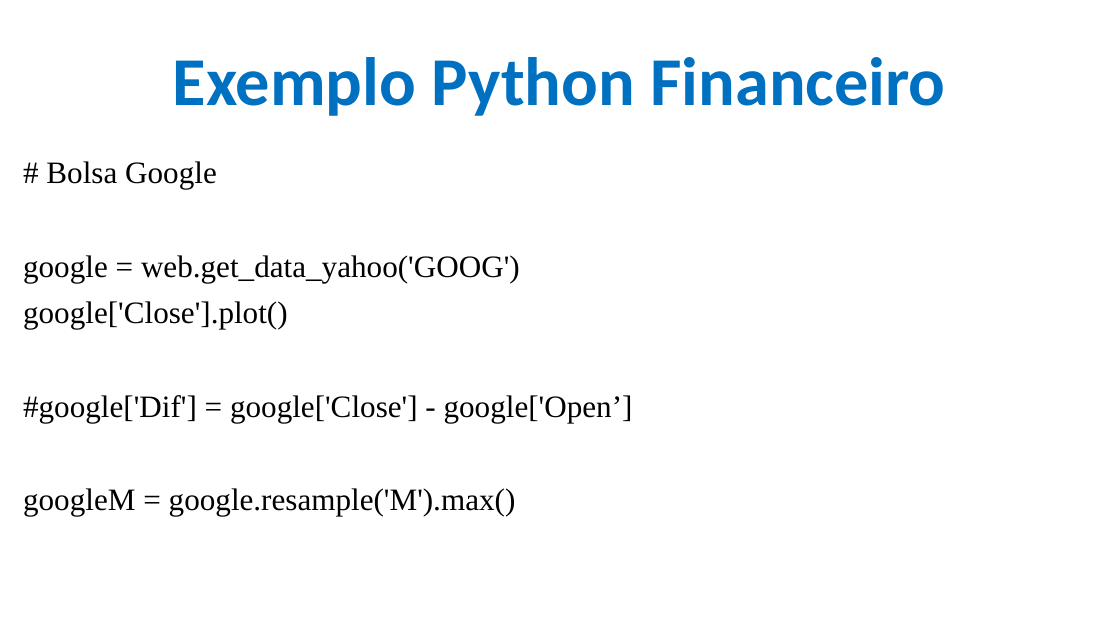
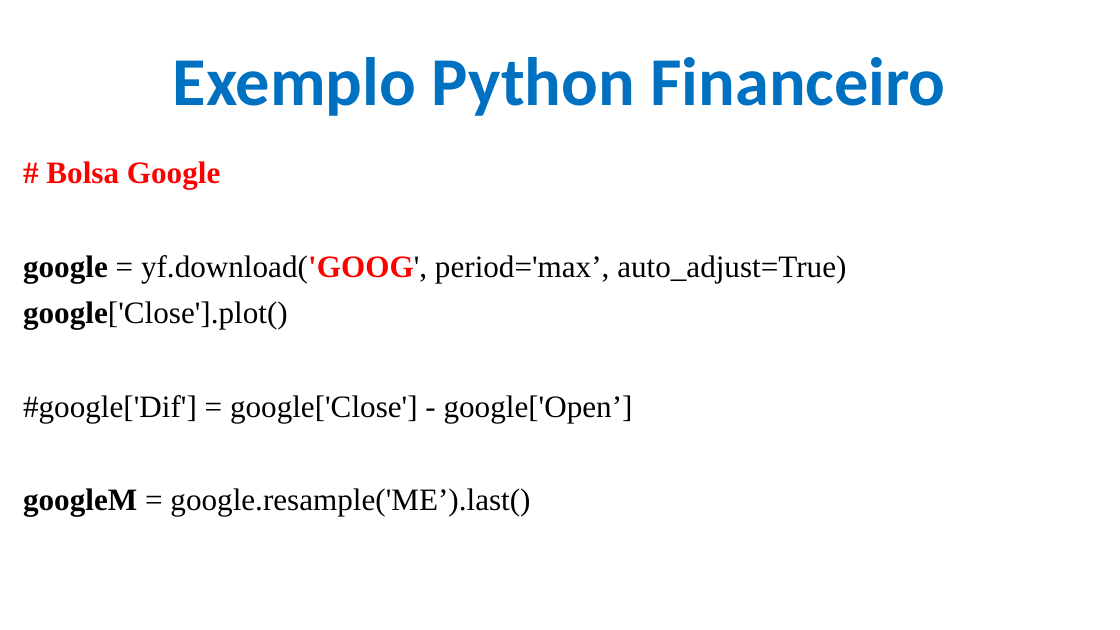
Before and after one commit to CloudEducationBrazil/WydenArea1AplicacaoCloudIndustria40Python, a slide deck: slide 17 of 01 Classes/Aula 07 - Aplicação Cloud Indústria 40 Python IoT Plataforma Outras Soluções.pptx. Drawn at 1120x630 pixels with LibreOffice and Linux fonts; fonts in the diff are those of the drawing; background and template pictures are left out. Boxes give left, top, right and bottom in pixels: in the first picture for what was removed or moved away, otherwise in the second. Text is boxed around its words. In the diff, an @@ line names an element or a change of style, - is before the commit and + after.

```diff
--- a/01 Classes/Aula 07 - Aplicação Cloud Indústria 40 Python IoT Plataforma Outras Soluções.pptx
+++ b/01 Classes/Aula 07 - Aplicação Cloud Indústria 40 Python IoT Plataforma Outras Soluções.pptx
@@ text at [23,161,288,329]: text colour #000000 to #FF0000 in "# Bolsa Google"; bold on in "# Bolsa Google", "google['Close'].plot()" @@
@@ text at [23,255,846,282]: text changed @@
-google = web.get_data_yahoo('GOOG')
+google = yf.download('GOOG', period='max’, auto_adjust=True)
@@ text at [23,488,530,516]: text changed @@
-googleM = google.resample('M').max()
+googleM = google.resample('ME’).last()
```
Also in this commit, not shown: 8 other slides changed, 1 other file.
